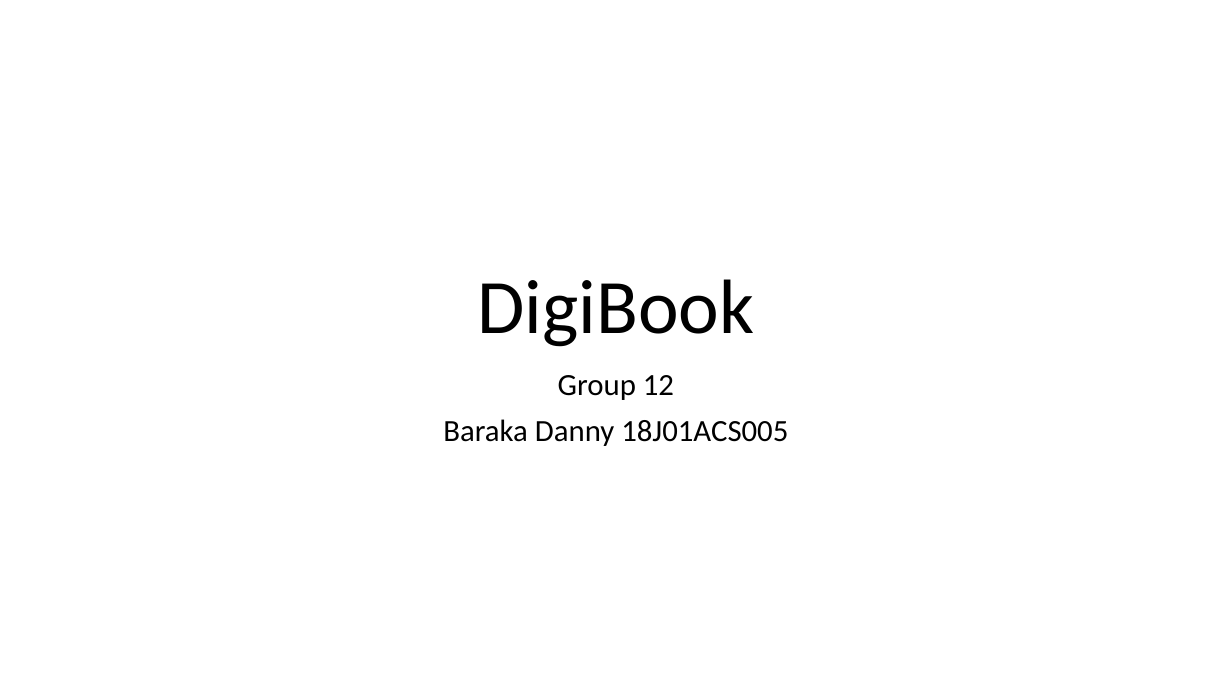
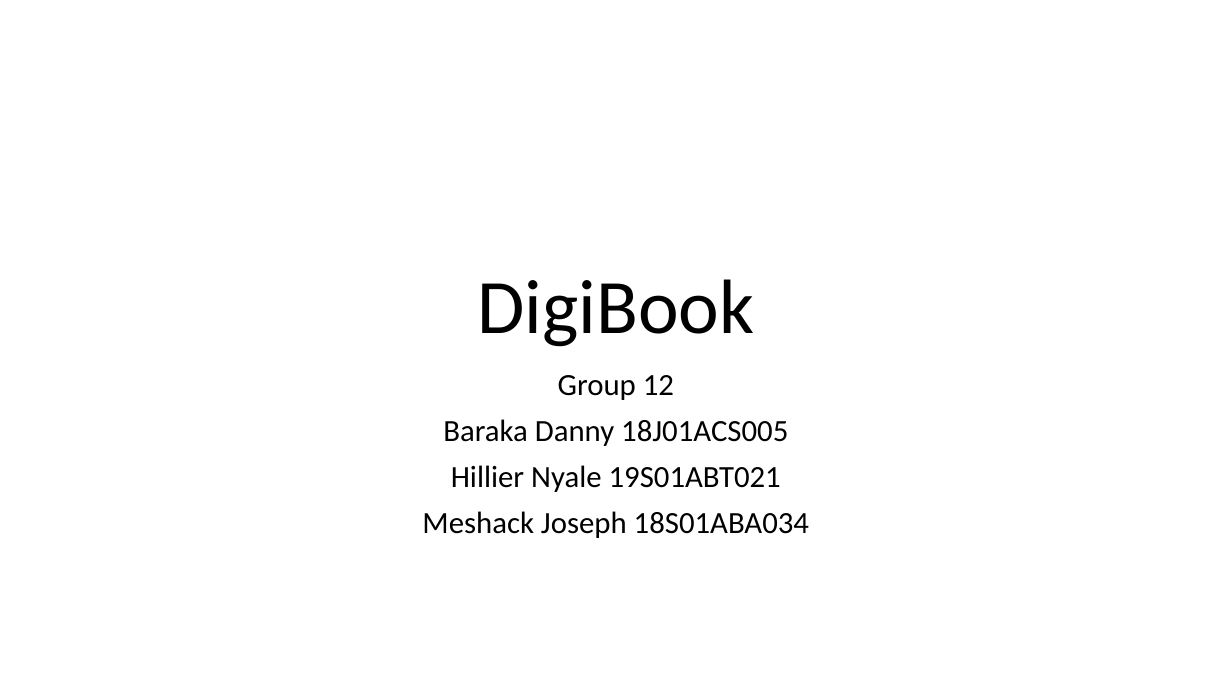
Before and after one commit to barakadanny/online-library, a slide deck: slide 1 of MilestoneI presentation format.pptx. Drawn at 1232x693 pixels with LibreOffice and Linux fonts; fonts in the diff are those of the drawing. Boxes give left, top, right and bottom in pixels: in the first picture for what was removed or moved away, otherwise in the second. Text is boxed around its words. In the diff, an @@ line names an element or a change of style, - is before the commit and + after.

```diff
--- a/MilestoneI presentation format.pptx
+++ b/MilestoneI presentation format.pptx
@@ text at (422,465,809,538): paragraphs added @@
+Hillier Nyale 19S01ABT021
+Meshack Joseph 18S01ABA034
```
Also in this commit, not shown: 9 other files.
